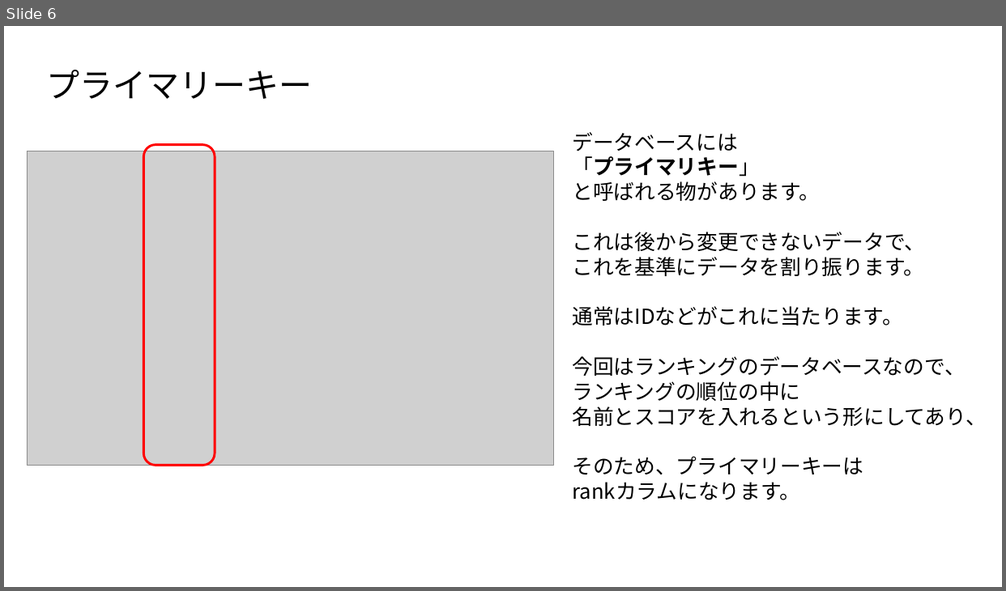
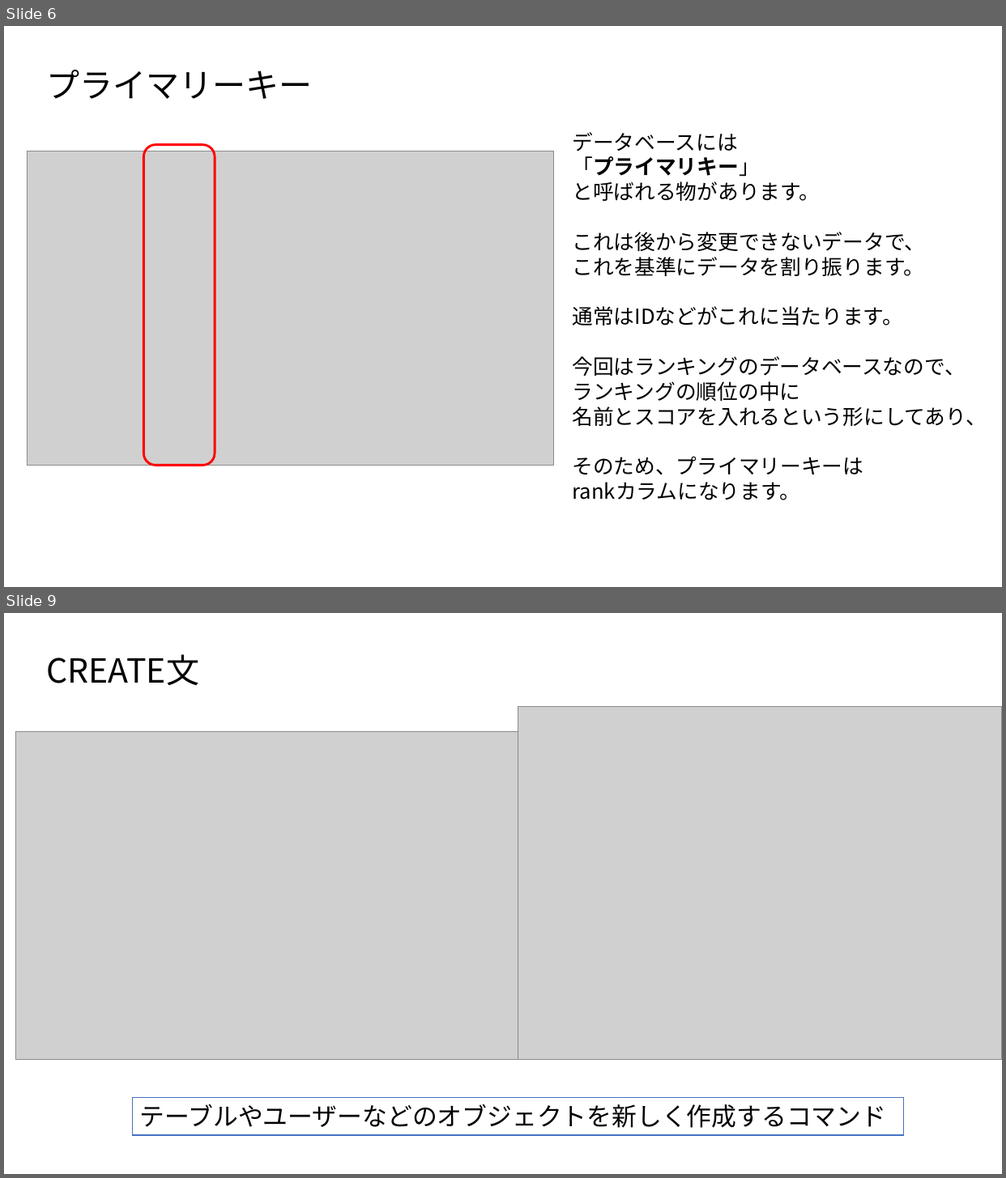
Before and after one commit to MahiroCreative/GameEngineFor2022, a slide deck: 2.SecondSemester/2.ネットワーク通信_データベースの基本.pptx. Shown one above the other, each under a label of ours: slide 6 before the commit, slides 6 and 9 after it; the slides between them are not shown. The pictures are 1006x591 and 1006x1178 pixels, drawn with LibreOffice and Linux fonts; fonts in the diff are those of the drawing; grey boxes stand for pictures. Boxes give left, top, right and bottom in pixels: in the first picture for what was removed or moved away, otherwise in the second. Text is boxed around its words. In the diff, an @@ line names an element or a change of style, - is before the commit and + after.

```diff
--- a/2.SecondSemester/2.ネットワーク通信_データベースの基本.pptx
+++ b/2.SecondSemester/2.ネットワーク通信_データベースの基本.pptx
@@ slide 9 added at [4, 613, 1002, 1174], background #FFFFFF @@
@@ title added at [46, 654, 199, 685], 32 pt, text #000000 @@
+CREATE文
@@ picture added at [518, 707, 1002, 1060] @@
@@ picture added at [16, 731, 529, 1060] @@
@@ rectangle added at [133, 1098, 904, 1135], fill #FFFFFF, outline #4472C4 1 pt, 24 pt, text #000000 @@
+テーブルやユーザーなどのオブジェクトを新しく作成するコマンド
```
Also in this commit, not shown: 4 slides changed, 6 other slides added.
